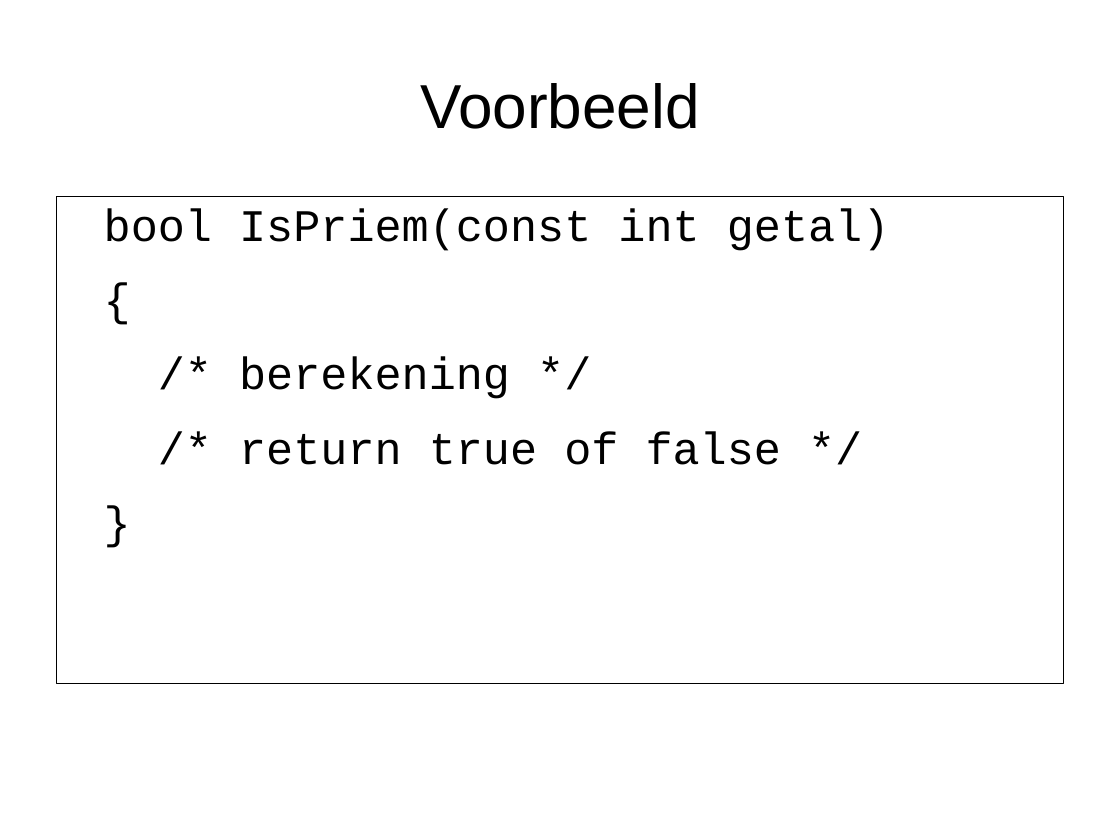
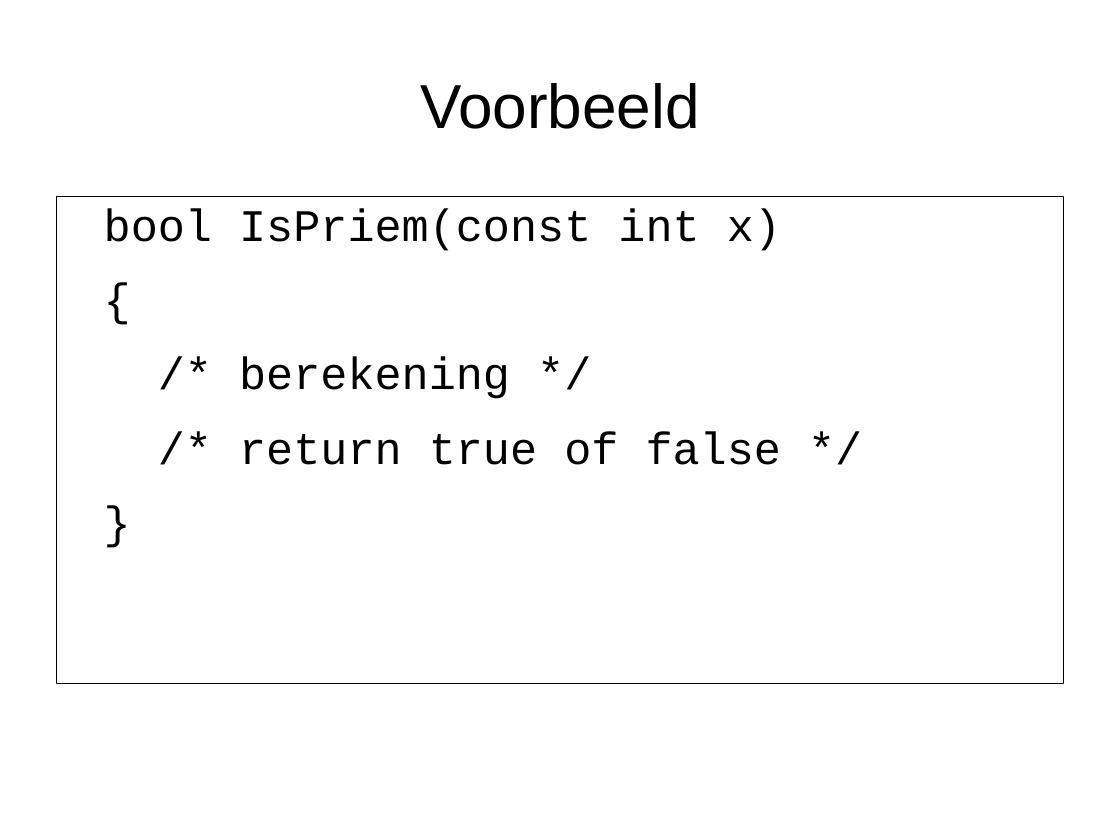
Before and after one commit to djog/arduino_cursus, a slide deck: slide 8 of Raw/TestgestuurdeOntwikkeling.odp. Drawn at 1120x840 pixels with LibreOffice and Linux fonts; fonts in the diff are those of the drawing. Boxes give left, top, right and bottom in pixels: in the first picture for what was removed or moved away, otherwise in the second. Text is boxed around its words. In the diff, an @@ line names an element or a change of style, - is before the commit and + after.

```diff
--- a/Raw/TestgestuurdeOntwikkeling.odp
+++ b/Raw/TestgestuurdeOntwikkeling.odp
@@ text at bbox=[104, 209, 781, 251]: text changed @@
-bool IsPriem(const int getal)
+bool IsPriem(const int x)
```
Also in this commit, not shown: 2 other slides changed, 1 slide added, 1 other file.
